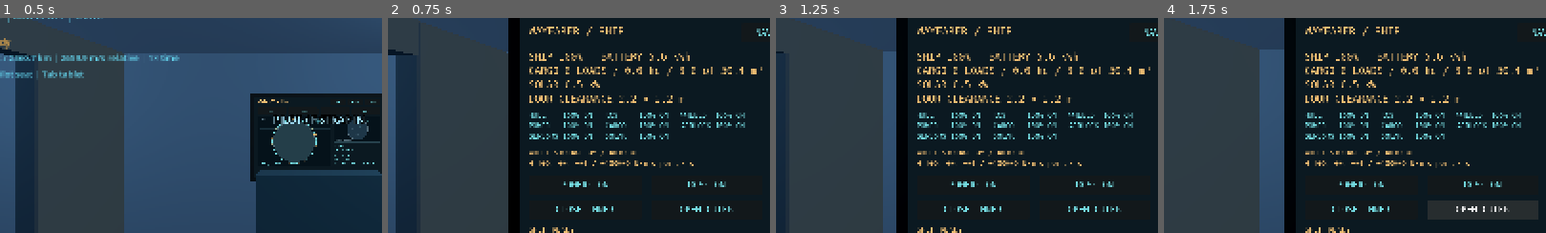
Above: before the commit, frames 1-4 (left to right).
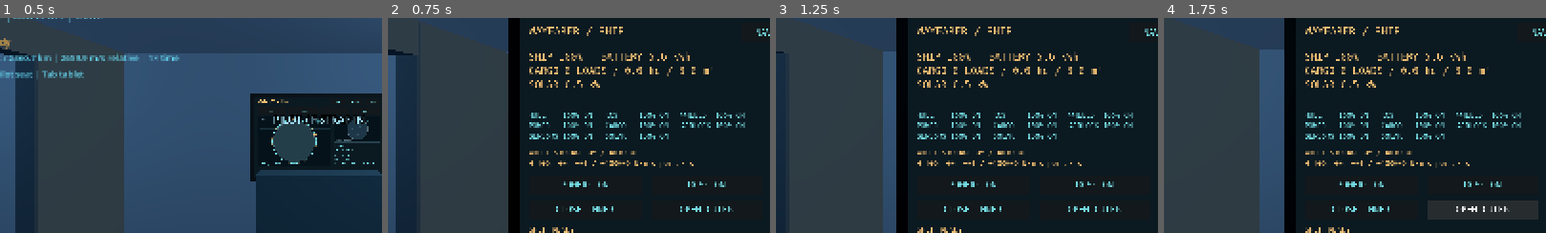
Above: after the commit, the same moments.

Repository: Conrad-N/Wayfarer
Game: Godot game, scene res://scenes/main.tscn
The game is run twice, just before and just after one commit, with the same random seed, the same clock (stepped at 60 frames per second) and the same inputs.
Inputs (mouse positions are % of the whole screen's width and height, from its top left):
- Up to frame 1 (0.5 s): no input
- Up to frame 2 (0.75 s): tap Enter at 0.5 s; move the mouse to (55, 50) at 0.52 s; hold W (move_forward) from 0.53 s (still down); hold Tab (tablet) from 0.53 s (still down); click (55, 50) at 0.67 s
- Up to frame 3 (1.25 s): keep holding W (move_forward); keep holding Tab (tablet)
- Up to frame 4 (1.75 s): release W (move_forward) at 1.25 s; release Tab (tablet) at 1.25 s; drag from (30, 55) to (45, 70) at 1.27 s
The pictures show only the part of the screen within x 8-58%, y 26-76%; the shares and areas given below are measured in that part.

Frame 1 is identical in both runs. In frame 2, 0.7% of the frame differs, in the area x 37-98%, y 22-40%; in frame 3, 0.7%; in frame 4, 0.7%.

Commit message:
Secure cargo on physical settling alone; manifest records, never refuses
ShipApi.register_cargo no longer gates on door state, power, cargo system
health, box-size fit or a volume cap. The physical bay in cargo_hold.gd is
the only condition. Cargo health still only affects door movement.

Diff:
--- a/godot/scripts/ship/cargo_hold.gd
+++ b/godot/scripts/ship/cargo_hold.gd
@@ -138,12 +138,7 @@
 	var angular_momentum: Vector3 = ship_inverse.inverse() * ship.angular_velocity + cargo_inverse.inverse() * body.angular_velocity
 	angular_momentum += (old_center - new_center).cross(ship.linear_velocity * old_mass)
 	angular_momentum += (body.global_position - new_center).cross(body.linear_velocity * body.mass)
-	if not ship.api.register_cargo(cargo_id, bounds.size, body.mass, volume, {"value_cr": value, "parts": ids}):
-		var reason: String = ship.api.last_message
-		if String(_logged_refusal.get(body.get_instance_id(), "")) != reason:
-			_logged_refusal[body.get_instance_id()] = reason
-			DebugLog.event("cargo", "secure refused: %s (%s)" % [reason, cargo_id])
-		return
+	ship.api.register_cargo(cargo_id, bounds.size, body.mass, volume, {"value_cr": value, "parts": ids})
 	# Record what to_save() needs while the part data and body pose are still
 	# live: each part's own save (definition asset, condition, scan state — the
 	# wreck graph entry becomes orphaned the moment the body is freed below) and
--- a/godot/scripts/ship/ship_api.gd
+++ b/godot/scripts/ship/ship_api.gd
@@ -8,9 +8,6 @@
 const DRY_MASS_KG: float = 8000.0
 const PROPELLANT_CAPACITY_KG: float = 2000.0
 const BATTERY_CAPACITY_J: float = 20000000.0
-const CARGO_CAPACITY_M3: float = 50.4
-const DOOR_SIZE_M: Vector2 = Vector2(2.2, 2.2)
-const BAY_SIZE_M: Vector3 = Vector3(3.6, 2.8, 5.0)
 const DOOR_ENERGY_J: float = 1000.0
 
 var last_message: String:
@@ -81,9 +78,6 @@
 		"braking": _braking,
 		"cargo_mass_kg": cargo_mass,
 		"cargo_volume_m3": cargo_volume,
-		"cargo_capacity_m3": CARGO_CAPACITY_M3,
-		"door_size_m": DOOR_SIZE_M,
-		"bay_size_m": BAY_SIZE_M,
 		"cargo_manifest": _manifest.duplicate(true),
 		"motion": _motion.duplicate(true),
 		"power_available": _has_power(),
@@ -232,42 +226,14 @@
 	return lost
 
 
-## Assess projected bay-local dimensions, mass, occupied volume, and duplicate identity.
-func assess_cargo(id: String, size_in_bay: Vector3, mass_kg: float, volume_m3: float) -> Dictionary:
-	if id.strip_edges().is_empty():
-		return _assessment(false, "CARGO HAS NO ID")
-	for entry: Dictionary in _manifest:
-		if String(entry["id"]) == id:
-			return _assessment(false, "CARGO ALREADY ABOARD")
-	if not size_in_bay.is_finite() or size_in_bay.x <= 0.0 or size_in_bay.y <= 0.0 or size_in_bay.z <= 0.0 or not is_finite(mass_kg) or mass_kg <= 0.0 or not is_finite(volume_m3) or volume_m3 <= 0.0:
-		return _assessment(false, "INVALID CARGO DIMENSIONS OR MASS")
-	if not _cargo_door_open:
-		return _assessment(false, "OPEN CARGO DOOR FIRST")
-	if not _system_working("cargo"):
-		return _assessment(false, "CARGO SYSTEM UNAVAILABLE")
-	if not _has_power():
-		return _assessment(false, "CARGO CLAMPS NEED SHIP POWER")
-	if size_in_bay.x > DOOR_SIZE_M.x or size_in_bay.y > DOOR_SIZE_M.y:
-		return _assessment(false, "PART DOES NOT FIT THROUGH DOOR: ROTATE OR CUT SMALLER")
-	if size_in_bay.x > BAY_SIZE_M.x or size_in_bay.y > BAY_SIZE_M.y or size_in_bay.z > BAY_SIZE_M.z:
-		return _assessment(false, "PART DOES NOT FIT INSIDE BAY")
-	var occupied: float = 0.0
-	var loaded_mass: float = DRY_MASS_KG + _propellant_kg + _main_propellant_kg
-	for entry: Dictionary in _manifest:
-		occupied += float(entry["volume_m3"])
-		loaded_mass += float(entry["mass_kg"])
-	if occupied + volume_m3 > CARGO_CAPACITY_M3:
-		return _assessment(false, "CARGO BAY FULL")
-	if not is_finite(loaded_mass + mass_kg):
-		return _assessment(false, "INVALID CARGO MASS")
-	return _assessment(true, "CARGO FITS")
-
-
-## The owning scene records a secured physical part after checking its current fit.
+## Record a physically secured cargo part on the manifest for the tablet and ship
+## mass. The owning scene (`cargo_hold.gd`) is the sole gameplay gate: it only calls
+## this once a piece has actually settled inside the bay (observed outside, came
+## through the doorway, wholly contained, slow, not spinning, no leak, not gripped).
+## This never refuses; it only guards against non-finite values corrupting the ledger.
 func register_cargo(id: String, size_in_bay: Vector3, mass_kg: float, volume_m3: float, details: Dictionary = {}) -> bool:
-	var assessment: Dictionary = assess_cargo(id, size_in_bay, mass_kg, volume_m3)
-	if not bool(assessment["ok"]):
-		return _reject(String(assessment["reason"]))
+	if not size_in_bay.is_finite() or not is_finite(mass_kg) or not is_finite(volume_m3):
+		return _reject("INVALID CARGO DIMENSIONS OR MASS")
 	var entry: Dictionary = details.duplicate(true)
 	entry.merge({"id": id, "size_m": size_in_bay, "mass_kg": mass_kg, "volume_m3": volume_m3}, true)
 	_manifest.append(entry)
@@ -362,10 +328,6 @@
 	_last_message = message
 	changed.emit()
 	return false
-
-
-func _assessment(ok: bool, reason: String) -> Dictionary:
-	return {"ok": ok, "reason": reason}
 
 
 ## Bind flight commands to the owning orbital session; no app accesses its internals.
--- a/godot/tests/test_cargo_hold.gd
+++ b/godot/tests/test_cargo_hold.gd
@@ -152,8 +152,10 @@
 	(fixture.root as Node).free()
 
 
-## A passed doorway stays loose without power; restoring power allows the clamps.
-func test_cargo_clamps_require_available_ship_power() -> void:
+## A piece that has physically settled inside the bay secures even with no ship
+## power and a destroyed cargo system: the manifest only records; the only
+## condition is settling inside the bay (2026-09-18).
+func test_cargo_secures_without_power_or_working_cargo_system() -> void:
 	var fixture: Dictionary = _fixture(Vector3.ONE)
 	var ship: PlayerShip = fixture.ship
 	var hold: CargoHold = fixture.hold
@@ -161,12 +163,26 @@
 	await _cross(fixture)
 	await _place(fixture, Vector3(0, 0, -4.5))
 	ship.api.set_system_enabled("power", false)
-	hold._physics_process(1.0 / 60.0)
-	check_eq(ship.api.get_telemetry().cargo_manifest.size(), 0, "unpowered clamp cannot merge cargo")
-	check(ship.api.last_message.contains("POWER"), "unpowered clamp explains the power requirement")
-	ship.api.set_system_enabled("power", true)
-	hold._physics_process(1.0 / 60.0)
-	check_eq(ship.api.get_telemetry().cargo_manifest.size(), 1, "restoring power allows pending cargo to clamp")
+	ship.api.apply_damage("cargo", 1.0)
+	hold._physics_process(1.0 / 60.0)
+	check_eq(ship.api.get_telemetry().cargo_manifest.size(), 1, "physical settling secures cargo with no power and a destroyed cargo system")
+	await _frames(1)
+	(fixture.root as Node).free()
+
+
+## Once a body has already crossed the doorway, closing the hatch afterward does
+## not retroactively block it: the passage check only runs while a body is still
+## near the door, not while it settles further inside.
+func test_door_closed_after_crossing_still_secures() -> void:
+	var fixture: Dictionary = _fixture(Vector3.ONE)
+	var ship: PlayerShip = fixture.ship
+	var hold: CargoHold = fixture.hold
+	ship.api.set_cargo_door(true)
+	await _cross(fixture)
+	ship.api.set_cargo_door(false)
+	await _place(fixture, Vector3(0, 0, -4.5))
+	hold._physics_process(1.0 / 60.0)
+	check_eq(ship.api.get_telemetry().cargo_manifest.size(), 1, "already-crossed cargo secures even after the door later closes")
 	await _frames(1)
 	(fixture.root as Node).free()
 
--- a/godot/tests/test_ship_api.gd
+++ b/godot/tests/test_ship_api.gd
@@ -1,4 +1,4 @@
-## Pure ship rules cover shared commands, physical cargo limits, stores, and damage.
+## Pure ship rules cover shared commands, the cargo manifest ledger, stores, and damage.
 extends TestCase
 
 const API_SCRIPT: GDScript = preload("res://scripts/ship/ship_api.gd")
@@ -15,8 +15,6 @@
 	check_eq(state["battery_energy_j"], ShipApi.BATTERY_CAPACITY_J, "battery in joules")
 	check_eq(state["cargo_mass_kg"], 0.0, "empty cargo mass")
 	check_eq(state["cargo_volume_m3"], 0.0, "empty cargo volume")
-	check_eq(state["cargo_capacity_m3"], 50.4, "interior volume")
-	check_eq(state["door_size_m"], Vector2(2.2, 2.2), "door clear dimensions")
 	check_eq(state["ship_health"], 1.0, "initial health")
 	check(not state["cargo_door_open"] and state["airlock_inner_open"] and not state["airlock_outer_open"], "safe default doors")
 	first.consume_energy(1000.0)
@@ -188,7 +186,7 @@
 	check(api.get_telemetry()["cargo_door_open"], "damage does not teleport the door")
 	check(not api.set_system_enabled("cargo", true), "switch cannot repair destroyed actuator")
 	check(not api.get_telemetry()["systems"]["cargo"]["enabled"], "destroyed system disabled")
-	check(not api.assess_cargo("box", Vector3.ONE, 1.0, 1.0)["ok"], "damaged cargo system cannot secure new loads")
+	check(api.register_cargo("box", Vector3.ONE, 1.0, 1.0), "manifest still records with a destroyed cargo system: only physical settling gates securing")
 	api.apply_damage("airlock", 1.0)
 	check(not api.set_airlock_door("inner", false), "destroyed airlock actuator cannot move")
 	api.set_braking(true)
@@ -216,41 +214,24 @@
 		check_eq(api.get_telemetry()["motion"], motion, "invalid motion component keeps prior snapshot")
 
 
-## The actual projected width and height must both pass the cargo door.
-func test_cargo_door_fit_and_bay_length() -> void:
-	var api: RefCounted = API_SCRIPT.new()
-	check(not api.assess_cargo("box", Vector3.ONE, 10.0, 1.0)["ok"], "closed door denies load")
-	api.set_cargo_door(true)
-	check(api.assess_cargo("box", Vector3(2.2, 2.2, 5.0), 10.0, 20.0)["ok"], "exact clearance dimensions accepted")
-	check(not api.assess_cargo("wide", Vector3(2.201, 1, 1), 10.0, 1.0)["ok"], "width too large")
-	check(not api.assess_cargo("tall", Vector3(1, 2.201, 1), 10.0, 1.0)["ok"], "height too large")
-	check(not api.assess_cargo("long", Vector3(1, 1, 5.001), 10.0, 1.0)["ok"], "part cannot exceed bay length")
-	check(api.assess_cargo("rotated", Vector3(1, 1, 3), 10.0, 3.0)["ok"], "turning long axis toward door allows passage")
-	api.set_system_enabled("cargo", false)
-	check(not api.assess_cargo("disabled", Vector3.ONE, 10.0, 1.0)["ok"], "disabled cargo cannot secure load")
-
-
-## Cargo must have a finite positive shape, mass, volume, and nonblank identity.
+## The manifest only records a physical shape; it never gates on non-finite values.
 func test_invalid_cargo_values() -> void:
 	var api: RefCounted = _open_ship()
-	for id: String in ["", " \t\n"]:
-		check(not api.register_cargo(id, Vector3.ONE, 1.0, 1.0), "blank id rejected")
-	for value: float in [0.0, -1.0, INF, -INF, NAN]:
-		check(not api.assess_cargo("mass", Vector3.ONE, value, 1.0)["ok"], "invalid cargo mass")
-		check(not api.assess_cargo("volume", Vector3.ONE, 1.0, value)["ok"], "invalid cargo volume")
+	for value: float in [INF, -INF, NAN]:
+		check(not api.register_cargo("mass", Vector3.ONE, value, 1.0), "non-finite mass rejected")
+		check(not api.register_cargo("volume", Vector3.ONE, 1.0, value), "non-finite volume rejected")
 		for axis in 3:
 			var dimensions: Vector3 = Vector3.ONE
 			dimensions[axis] = value
-			check(not api.assess_cargo("size", dimensions, 1.0, 1.0)["ok"], "invalid cargo dimension")
+			check(not api.register_cargo("size", dimensions, 1.0, 1.0), "non-finite dimension rejected")
 	check_eq(api.get_telemetry()["cargo_manifest"].size(), 0, "invalid cargo never added")
 
 
-## Every secured part appears once, adds wet mass, and releases its exact ledger totals.
-func test_cargo_registration_duplicates_and_unloading() -> void:
+## Every secured part adds wet mass and releases its exact ledger totals on removal.
+func test_cargo_registration_and_unloading() -> void:
 	var api: RefCounted = _open_ship()
 	check(api.register_cargo("battery", Vector3.ONE, 75.0, 0.8, {"part_kind": "battery"}), "battery secured")
 	check(api.register_cargo("panel", Vector3(2, 1, 1), 25.0, 1.2), "panel secured")
-	check(not api.register_cargo("battery", Vector3.ONE, 999.0, 2.0), "duplicate identity rejected")
 	check_eq(api.get_telemetry()["mass_kg"], ShipApi.DRY_MASS_KG + ShipApi.PROPELLANT_CAPACITY_KG + 100.0, "cargo changes wet ship mass")
 	check_eq(api.get_telemetry()["cargo_mass_kg"], 100.0, "mass ledger")
 	check_eq(api.get_telemetry()["cargo_volume_m3"], 2.0, "volume ledger")
@@ -267,20 +248,14 @@
 	check_eq(api.get_telemetry()["cargo_volume_m3"], 0.0, "unloaded volume exact zero")
 
 
-## Capacity is checked again when loading, so stale assessments cannot overfill a bay.
-func test_cargo_volume_limit_rechecks_registration() -> void:
-	var api: RefCounted = _open_ship()
-	check(api.assess_cargo("later", Vector3.ONE, 2.0, 1.0)["ok"], "initial assessment fits")
-	check(api.register_cargo("a", Vector3(2, 2, 5), 100.0, 20.0), "first volume")
-	check(api.register_cargo("b", Vector3(2, 2, 5), 100.0, 20.0), "second volume")
-	check(api.register_cargo("c", Vector3(2, 2, 3), 100.0, 10.4), "exact bay capacity")
-	check_near(api.get_telemetry()["cargo_volume_m3"], 50.4, 0.000001, "full volume")
-	check(not api.register_cargo("later", Vector3.ONE, 2.0, 1.0), "stale approved load denied after bay fills")
-	check_eq(api.get_telemetry()["cargo_manifest"].size(), 3, "rejection leaves ledger unchanged")
-	api.remove_cargo("c")
-	check(api.register_cargo("later", Vector3.ONE, 2.0, 1.0), "unloading restores space")
-	api.set_cargo_door(false)
-	check(not api.register_cargo("closed", Vector3.ONE, 2.0, 1.0), "registration rechecks hatch")
+## The manifest has no capacity cap and no door-state gate; it always records.
+func test_cargo_registration_has_no_capacity_or_door_gate() -> void:
+	var api: RefCounted = API_SCRIPT.new()
+	check(api.register_cargo("a", Vector3(2, 2, 5), 100.0, 20.0), "registers with the door closed")
+	check(api.register_cargo("b", Vector3(2, 2, 5), 100.0, 20.0), "registers past the old bay volume")
+	check(api.register_cargo("c", Vector3(2, 2, 5), 100.0, 20.0), "registers well past the old bay volume")
+	check_near(api.get_telemetry()["cargo_volume_m3"], 60.0, 0.000001, "manifest tracks whatever is recorded")
+	check_eq(api.get_telemetry()["cargo_manifest"].size(), 3, "no gate blocks any of the three entries")
 
 
 ## Clients hear successful commands once and receive readable rejection and cargo feedback.
--- a/godot/ui/apps/ship_panel.gd
+++ b/godot/ui/apps/ship_panel.gd
@@ -244,9 +244,8 @@
 
 func _refresh_ship(data: Dictionary) -> void:
 	var manifest: Array = data.get("cargo_manifest", [])
-	var door: Vector2 = data.get("door_size_m", Vector2.ZERO)
 	var solar_line: String = "SOLAR %.1f kW%s" % [float(data.get("solar_power_w", 0.0)) / 1000.0, "" if bool(data.get("solar_sunlit", true)) else " (SHADOW)"]
-	_readout.text = "SHIP %3.0f%%   BATTERY %.1f kWh\nCARGO %d LOADS / %.1f kg / %.1f of %.1f m³\n%s\nDOOR CLEARANCE %.1f × %.1f m" % [float(data.get("ship_health", 0.0)) * 100.0, float(data.get("battery_energy_j", 0.0)) / 3600000.0, manifest.size(), float(data.get("cargo_mass_kg", 0.0)), float(data.get("cargo_volume_m3", 0.0)), float(data.get("cargo_capacity_m3", 0.0)), solar_line, door.x, door.y]
+	_readout.text = "SHIP %3.0f%%   BATTERY %.1f kWh\nCARGO %d LOADS / %.1f kg / %.1f m³\n%s" % [float(data.get("ship_health", 0.0)) * 100.0, float(data.get("battery_energy_j", 0.0)) / 3600000.0, manifest.size(), float(data.get("cargo_mass_kg", 0.0)), float(data.get("cargo_volume_m3", 0.0)), solar_line]
 	var systems: Dictionary = data.get("systems", {})
 	var lines: PackedStringArray = []
 	var row: PackedStringArray = []
Not shown, changed: docs/04-salvage-and-ships.md
Not shown, changed: docs/05-ship-systems.md
Not shown, changed: docs/DECISIONS.md
